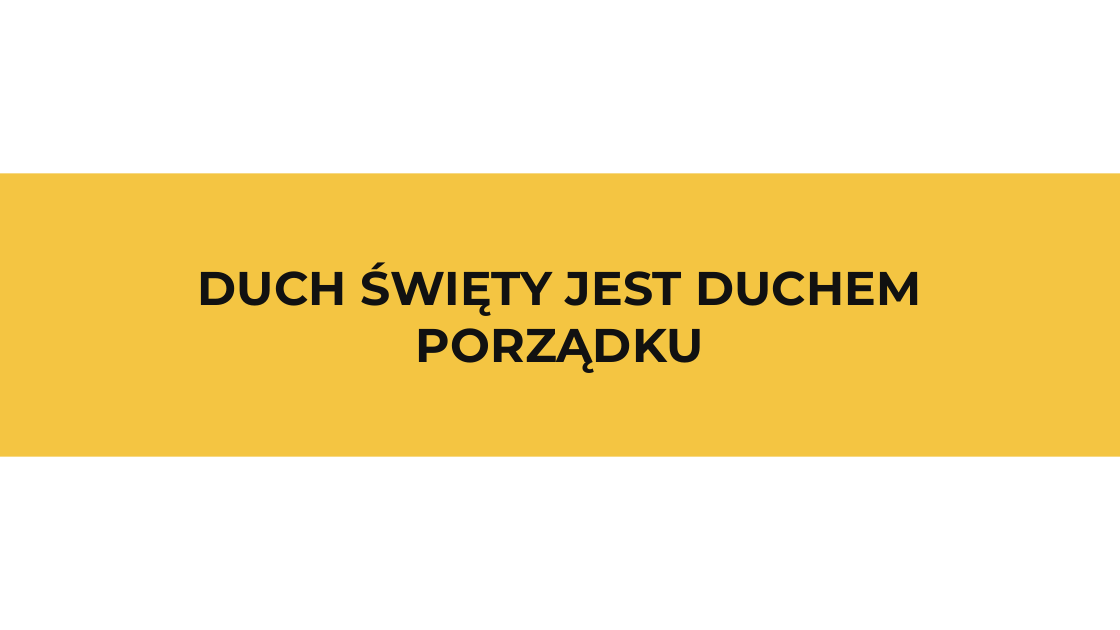
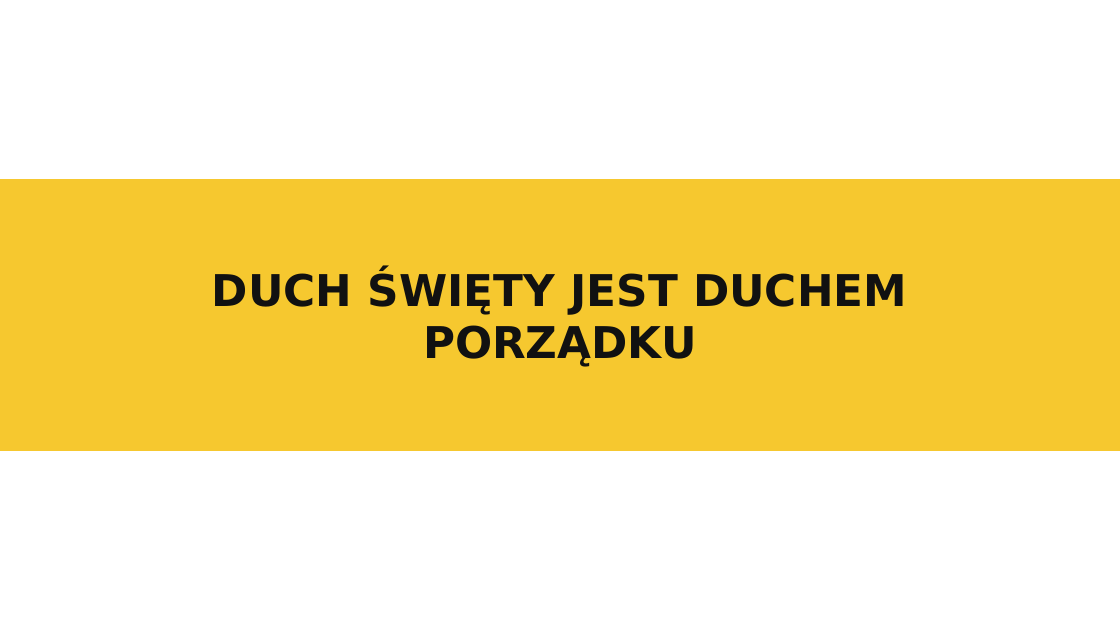
Before and after one commit to folkien/teachings, a slide deck: slide 10 of issue_kurs_kamch_lubecko/6.prowadzenie-modlitwy-wspolnotowej/dyrektorium_2017_prowadzenie-modlitwy-wspolnotowej_prezentacja.pptx (slide 8 before the commit). Drawn at 1120x630 pixels with LibreOffice and Linux fonts; fonts in the diff are those of the drawing. Boxes give left, top, right and bottom in pixels: in the first picture for what was removed or moved away, otherwise in the second. Text is boxed around its words. In the diff, an @@ line names an element or a change of style, - is before the commit and + after.

```diff
--- a/issue_kurs_kamch_lubecko/6.prowadzenie-modlitwy-wspolnotowej/dyrektorium_2017_prowadzenie-modlitwy-wspolnotowej_prezentacja.pptx
+++ b/issue_kurs_kamch_lubecko/6.prowadzenie-modlitwy-wspolnotowej/dyrektorium_2017_prowadzenie-modlitwy-wspolnotowej_prezentacja.pptx
@@ rectangle: place and size @@
-rectangle at (0, 173, 1120, 457)
+rectangle at (0, 180, 1120, 451)
@@ rectangle at (0, 180, 1120, 451): fill #F4C542 to #F6C82F; outline none to #F6C82F 0 pt @@
@@ text "DUCH ŚWIĘTY JEST DUCHEM PORZĄDKU": place and size @@
-text "DUCH ŚWIĘTY JEST DUCHEM PORZĄDKU" at (198, 262, 922, 373)
+text "DUCH ŚWIĘTY JEST DUCHEM PORZĄDKU" at (212, 273, 907, 367)
@@ text "DUCH ŚWIĘTY JEST DUCHEM PORZĄDKU" at (212, 273, 907, 367): size 40.5 to 37.5 pt, font Montserrat to DejaVu Sans @@
```
Also in this commit, not shown: 5 other slides changed, 4 slides added, 2 slides removed, 37 other files.
